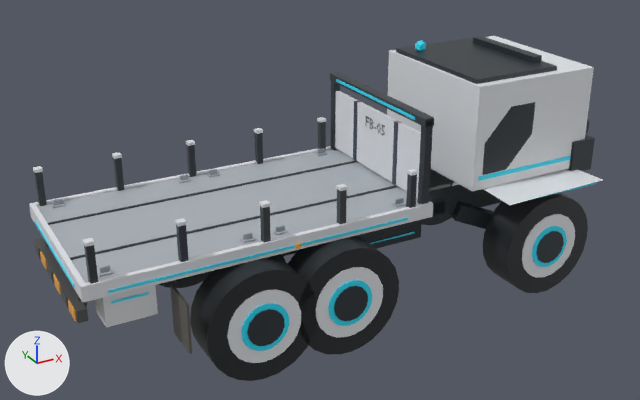
The glTF model art/3d/props/fb05/fb05_game.glb: old version first, new version second.
Both versions are drawn from a 50 mm lens placed at (-7.09, -11.35, 7.33), pointed at (-0.89, -0.08, 1.7). Arrows for +X, +Y and +Z are at lower left; the lights stay in place. The picture after the commit comes second. Vertices at exactly the same position are counted once.
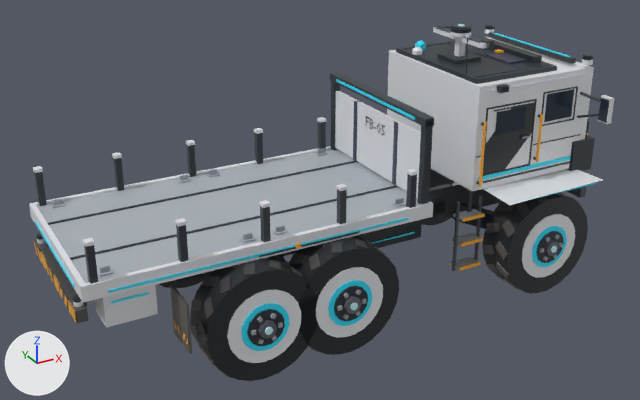
Changed parts and their boxes [x1, y1, x2, y2] in the pictures (640 x 400 px):
```json
{"object": "Mesh_0", "change": "reshaped", "before": [29, 36, 603, 381], "after": [29, 23, 614, 382]}
{"part": 1, "of": "me_mesh_0", "change": "added", "after": [402, 23, 614, 294]}
{"part": 2, "of": "me_mesh_0", "change": "added", "after": [33, 231, 400, 382]}
```

Edits to the scene script, one JSON object a line:
```json
{"op": "add", "block": "mat_shm_glass", "code": ["mat_shm_glass = principled_material('SHM_Glass')", "mat_shm_glass.base_color = (0.018, 0.03, 0.05)  # dark blue #24303f", "mat_shm_glass.roughness = 0.1"]}
{"block": "me_mesh_0", "where": "# used by ob_mesh_0; location = (0.0, 0.0, 0.0)"}
{"op": "remove", "block": "me_mesh_0", "code": "me_mesh_0.from_pydata(...)  # 2073 vertices, 3500 faces; spans x -5.09..3.69, y -1.9..1.9, z 0.0..3.79"}
{"op": "add", "block": "me_mesh_0", "code": "me_mesh_0.from_pydata(...)  # 5458 vertices, 7865 faces; spans x -5.09..3.75, y -1.95..1.95, z -0.02..4.21"}
{"block": "me_mesh_0", "change": "me_mesh_0 part 1: 1937 vertices added at x 0.88..3.75, y -1.95..1.95, z -0.02..4.21"}
{"block": "me_mesh_0", "change": "me_mesh_0 part 2: 1448 vertices added at x -5.09..-0.48, y -1.95..1.95, z -0.02..1.76"}
{"op": "add", "block": "me_mesh_0", "code": "me_mesh_0.materials.append(mat_shm_glass)  # dark blue #24303f"}
```
